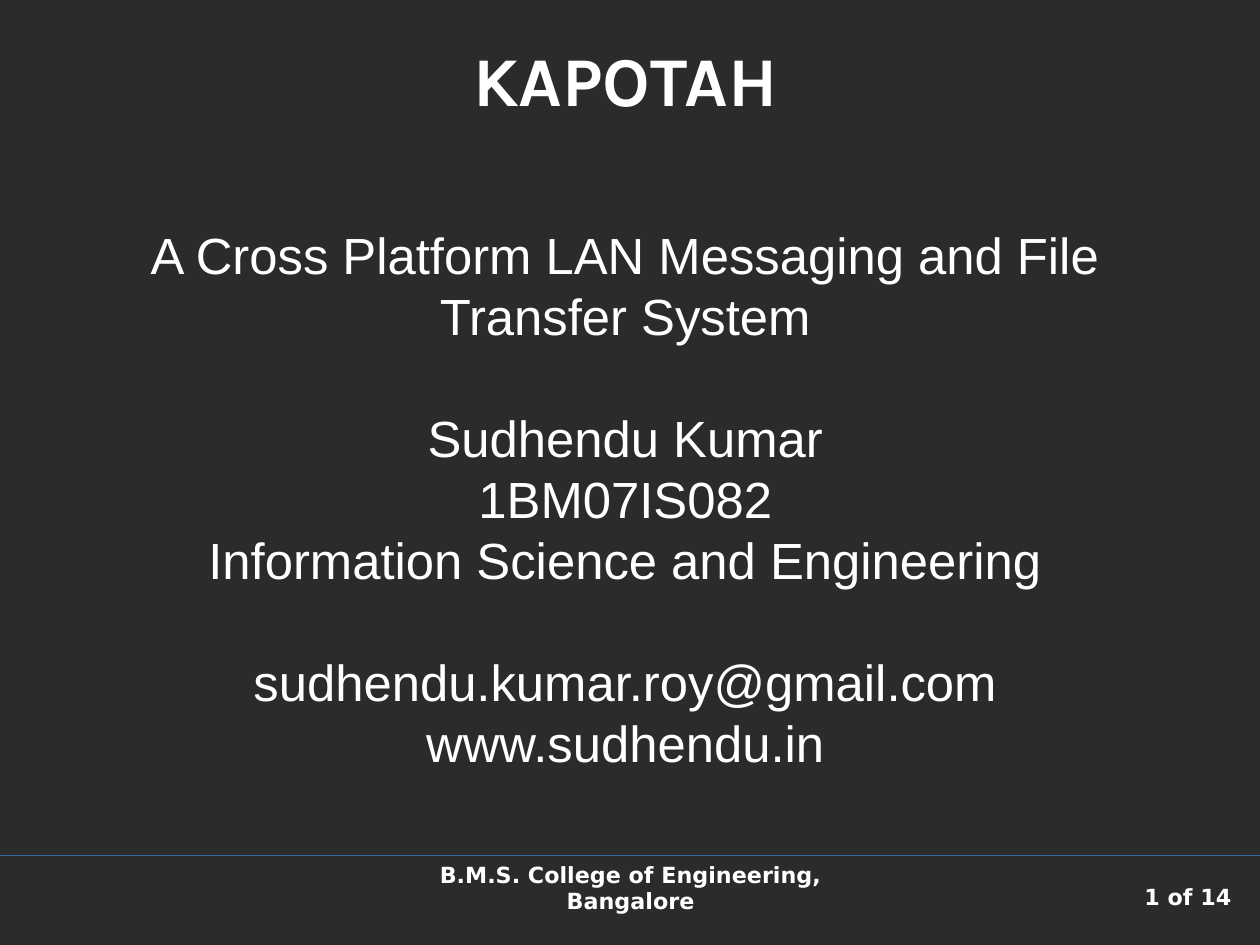
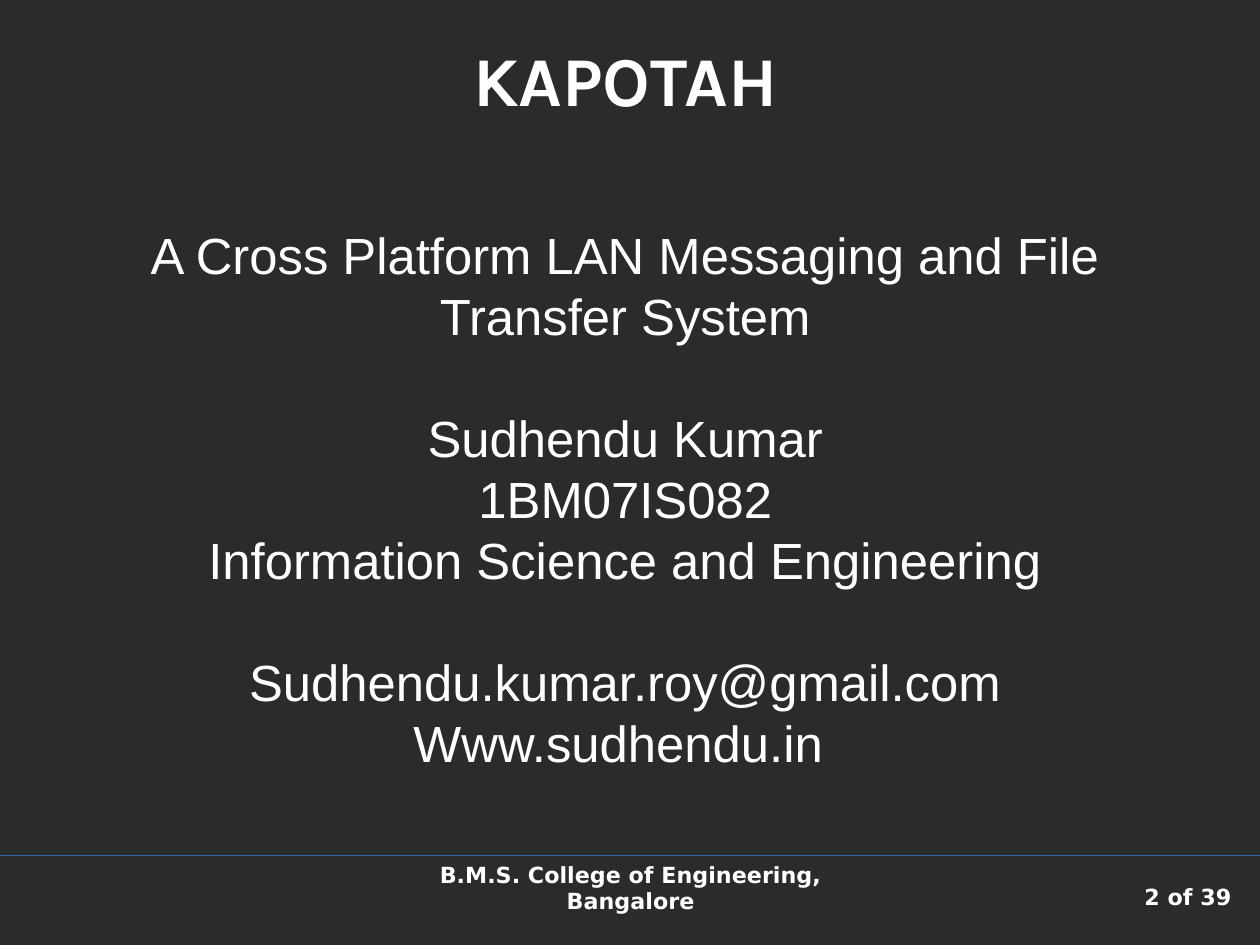
Before and after one commit to shaan7/Kapotah, a slide deck: slide 2 of docs/presentation.odp (slide 1 before the commit). Drawn at 1260x945 pixels with LibreOffice and Linux fonts; fonts in the diff are those of the drawing; background and template pictures are left out; a plain dark background stands for a picture behind light text. Boxes give left, top, right and bottom in pixels: in the first picture for what was removed or moved away, otherwise in the second. Text is boxed around its words. In the diff, an @@ line names an element or a change of style, - is before the commit and + after.

```diff
--- a/docs/presentation.odp
+++ b/docs/presentation.odp
@@ subtitle at box(249, 664, 1001, 763): text changed @@
-sudhendu.kumar.roy@gmail.com
-www.sudhendu.in
+Sudhendu.kumar.roy@gmail.com
+Www.sudhendu.in
@@ page number at box(1144, 888, 1231, 906): text changed @@
-1 of 14
+2 of 39
```
Also in this commit, not shown: 6 other slides changed, 31 slides added, 6 slides removed.
